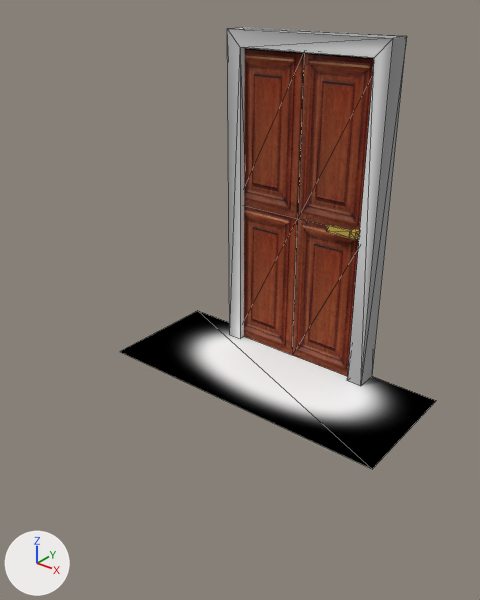
The Blender file bin/gfx/src/door.blend: old version first, new version second.
Rendered twice from a 50 mm lens placed at (2.21, -3.48, 2.38), pointed at (0.14, -0.89, 0.78). The lights are fixed; the arrows at lower left show +X, +Y and +Z. Mesh edges are drawn as thin lines.

The older version as bpy lines, for what is in view:
```python
me_cube_001 = bpy.data.meshes.new('Cube.001')
me_cube_001.from_pydata(...)  # 36 vertices, 56 faces; spans x 0.6..0.92, y -0.98..0.98, z -2.13..1.87
me_cube_001.materials.append(mat_material_004)  # picture img_door_uv_png
me_cube_002 = bpy.data.meshes.new('Cube.002')
me_cube_002.from_pydata(...)  # 20 vertices, 26 faces; spans x -0.36..1.29, y -2.03..1.97, z 0.14..4.34
me_cube_002.materials.append(mat_material_003)  # picture img_door_uv_png
ob_door = bpy.data.objects.new('Door', me_cube_001)
ob_door.location = (-0.019, 0.293, 1.069)
ob_door.rotation_euler = (0.0, 0.0, 4.712)  # degrees (0, 0, 270)
ob_door.scale = (0.5, 0.5, 0.5)
ob_frame = bpy.data.objects.new('Frame', me_cube_002)
ob_frame.location = (0.016, -0.179, -0.071)
ob_frame.rotation_euler = (0.0, 0.0, 4.712)  # degrees (0, 0, 270)
ob_frame.scale = (0.5, 0.5, 0.5)
```
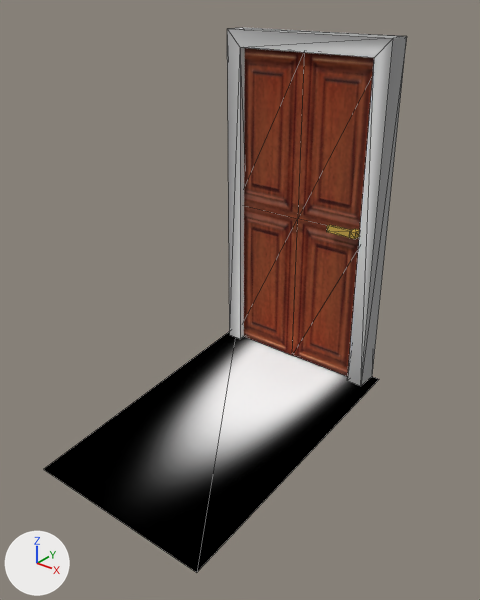
The change in detail:
me_cube_001 is used by ob_door; location (-0.019, 0.293, 1.069); rotation (0.0, 0.0, 4.712), in degrees (0, 0, 270); scale (0.5, 0.5, 0.5).
me_cube_001 had 36 vertices, 56 faces and spanned x 0.6..0.92, y -0.98..0.98, z -2.13..1.87.
me_cube_001 no longer uses material mat_material_004 (picture img_door_uv_png).
me_cube_001 now has 36 vertices, 52 faces and spans x 0.6..0.92, y -0.98..0.98, z -2.13..1.87.
me_cube_001 part 1: 6 kept faces spanning x 0.8, y -0.98..0.98, z -2.13..1.87 get new texture (UV) coordinates.
me_cube_001 now uses material mat_material_003 (picture img_door_uv_png).
me_cube_002 has 20 vertices, 26 faces and spans x -0.36..1.29, y -2.03..1.97, z 0.14..4.34.
me_cube_002 is used by ob_frame; location (0.016, -0.179, -0.071); rotation (0.0, 0.0, 4.712), in degrees (0, 0, 270); scale (0.5, 0.5, 0.5).
Part 2, on me_cube_002:
Vertex 0 of me_cube_002 moves from (-0.36, -2.03, 0.14) at pixel (197, 310) to (-0.36, -1.23, 0.14).
Vertex 1 of me_cube_002 moves from (-0.36, 1.97, 0.14) at pixel (436, 400) to (-0.36, 1.17, 0.14) at pixel (379, 379).
Vertex 2 of me_cube_002 moves from (1.29, -2.03, 0.14) at pixel (119, 351) to (3.24, -1.23, -0.26) at pixel (43, 469).
Vertex 3 of me_cube_002 moves from (1.29, 1.97, 0.14) at pixel (372, 469) to (3.24, 1.17, -0.26) at pixel (196, 572).

Changed parts and their boxes [x1, y1, x2, y2] in the pictures (480 x 600 px; the box of a moved part takes in the faces that stretch with it):
'Frame', reshaped (15% wider, 24% taller): before [120, 28, 436, 469]; after [44, 28, 407, 573]
part 1 of me_cube_001, surface changed: [244, 52, 374, 376] in both
part 2 of me_cube_002, moved or reshaped: before [120, 311, 436, 469]; after [44, 331, 379, 573]
